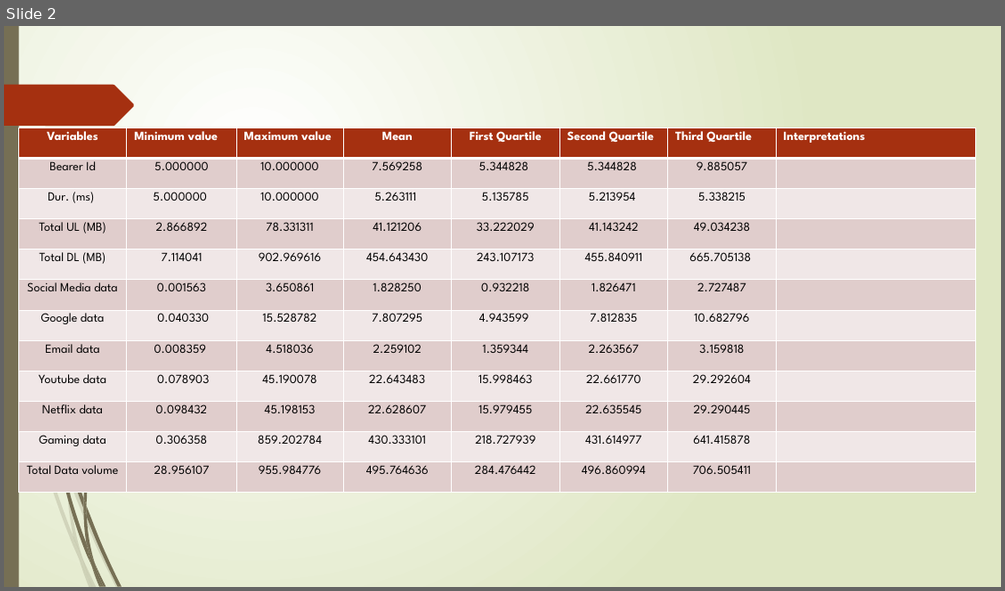
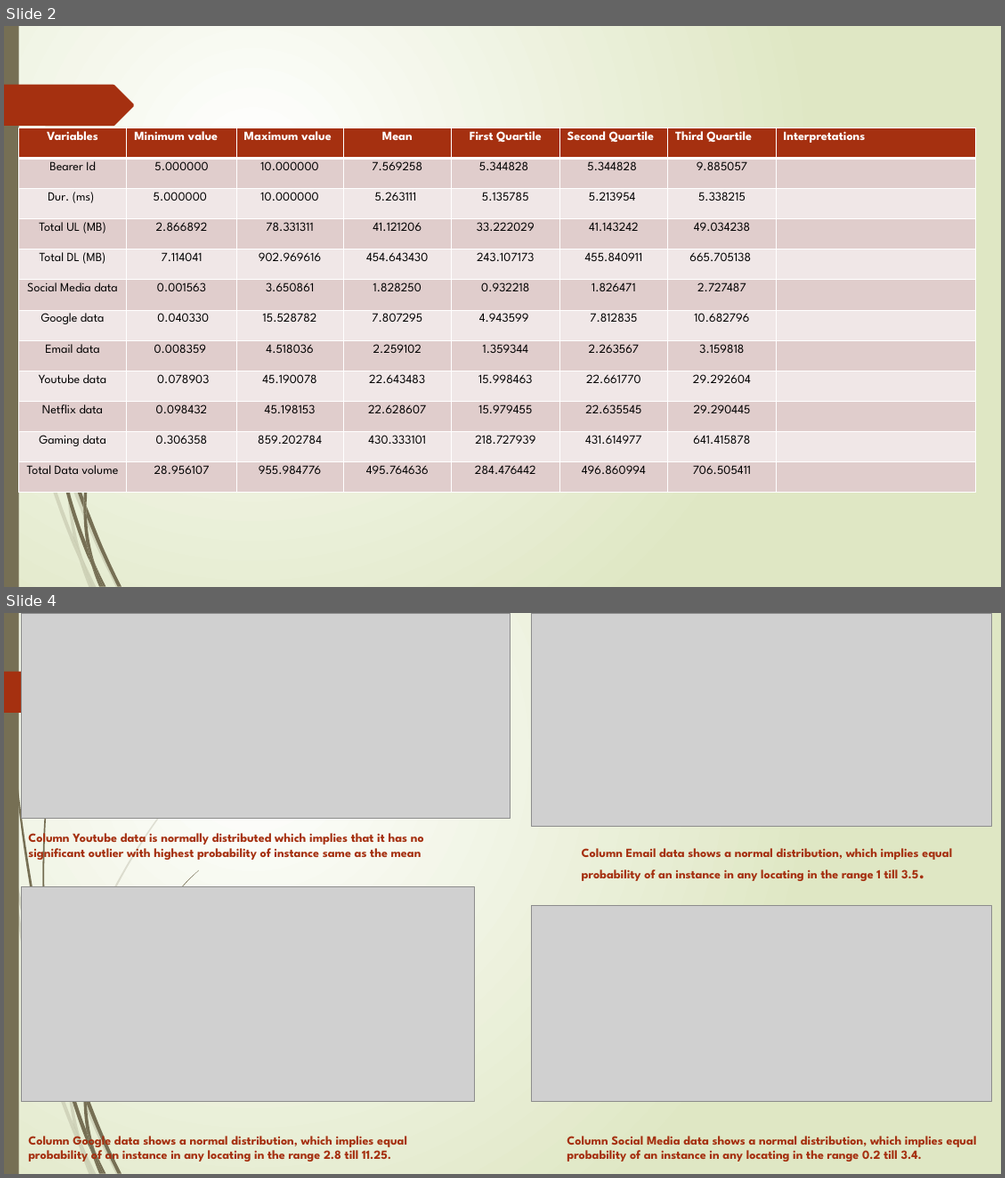
Before and after one commit to follynamylus/Telecommunication, a slide deck: slides/Telco.pptx. Shown one above the other, each under a label of ours: slide 2 before the commit, slides 2 and 4 after it; the slides between them are not shown. The pictures are 1005x591 and 1005x1178 pixels, drawn with LibreOffice and Linux fonts; fonts in the diff are those of the drawing; grey boxes stand for pictures. Boxes give left, top, right and bottom in pixels: in the first picture for what was removed or moved away, otherwise in the second. Text is boxed around its words. In the diff, an @@ line names an element or a change of style, - is before the commit and + after.

```diff
--- a/slides/Telco.pptx
+++ b/slides/Telco.pptx
@@ slide 4 added at box(4, 613, 1001, 1174), background gradient #FFFFFF to #DFE8C4; not listed: 21 template elements that a slide beside it also shows @@
@@ picture added at box(21, 613, 510, 818) @@
@@ picture added at box(532, 613, 992, 826) @@
@@ text added at box(28, 829, 424, 861), 12 pt, text #A53010, bold @@
+Column Youtube data is normally distributed which implies that it has no significant outlier with highest probability of instance same as the mean
@@ text added at box(582, 848, 952, 881), 12 pt, text #A53010, bold @@
+Column Email data shows a normal distribution, which implies equal probability of an instance in any locating in the range 1 till 3.5.
@@ picture added at box(21, 887, 474, 1102) @@
@@ picture added at box(532, 906, 992, 1102) @@
@@ text added at box(28, 1132, 407, 1164), 12 pt, text #A53010, bold @@
+Column Google data shows a normal distribution, which implies equal probability of an instance in any locating in the range 2.8 till 11.25.
@@ text added at box(566, 1135, 977, 1161), 12 pt, text #A53010, bold @@
+Column Social Media data shows a normal distribution, which implies equal probability of an instance in any locating in the range 0.2 till 3.4.
```
Also in this commit, not shown: 1 slide changed, 2 other slides added, 1 slide removed.
